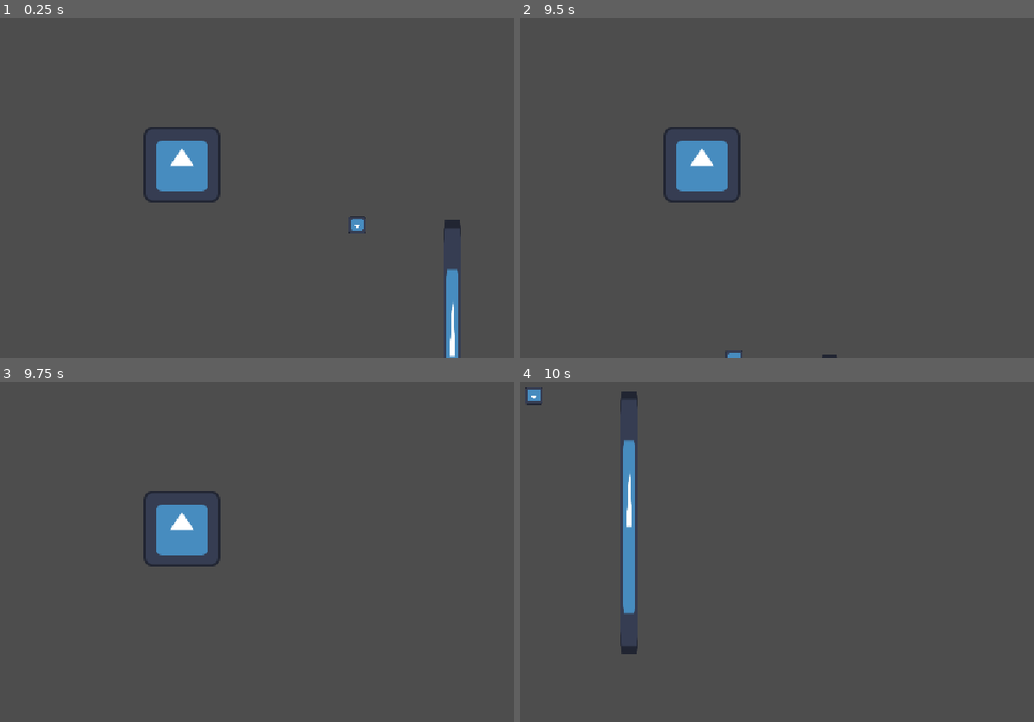
Above: before the commit, frames 1-4 (two rows, left to right).
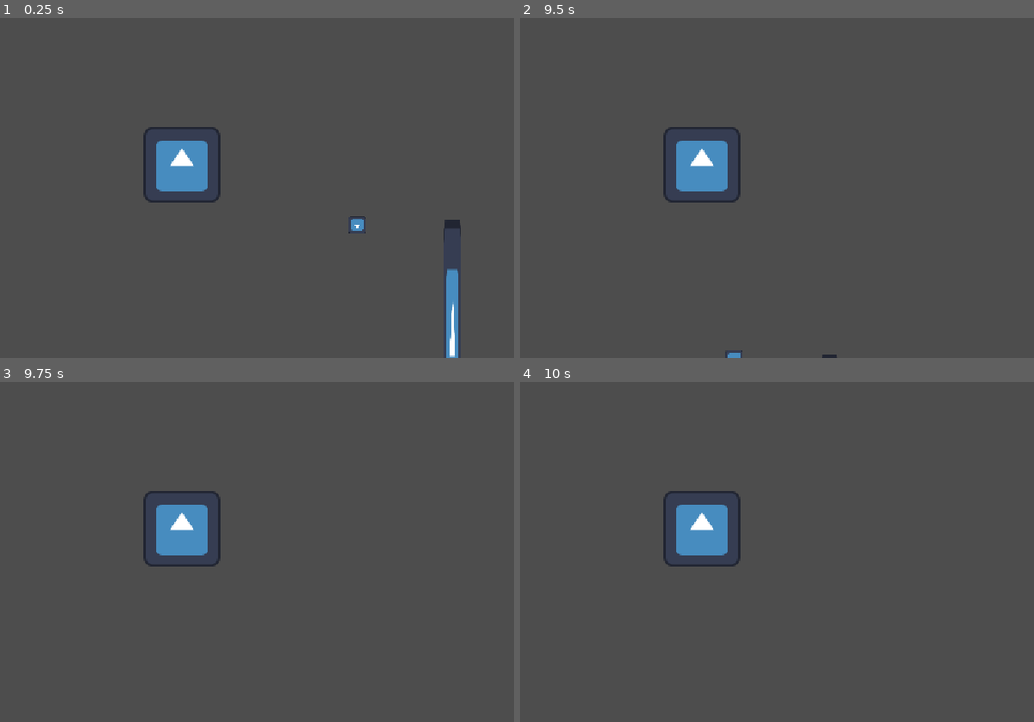
Above: after the commit, the same moments.

Repository: ChrisOnions/Gamejam26gmtk
Game: Godot game, scene res://scenes/main.tscn
Two runs of this game, one before a commit and one after it. Both use one fixed random seed, a clock stepped at 60 frames per second and the inputs below. The engine's default icon, where the game draws it, is replaced by a stand-in: a white triangle on a blue panel in a dark square.
Inputs:
- Up to frame 1 (0.25 s): no input
- Up to frame 2 (9.5 s): tap Enter at 0.5, 2.75, 4.25 s; hold W (Move_UP) 0.53-2.03 s; tap Space at 2, 3.5, 5 s; hold A (Move_Left) 2.03-3.53 s; hold S (Move_Down) 3.53-4.28 s; hold D (Move_Right) 4.28-5.03 s; hold W (Move_UP) 5.03-5.78 s; hold D (Move_Right) 5.78-8.03 s; hold S (Move_Down) 8.03-8.78 s; hold A (Move_Left) from 8.78 s (still down)
- Up to frame 3 (9.75 s): release A (Move_Left) at 9.53 s; hold W (Move_UP) from 9.53 s (still down)
- Up to frame 4 (10 s): keep holding W (Move_UP)

Frames 1-3 are identical in both runs. In frame 4, 3.4% of the frame differs, in the area x 1-43%, y 1-81%.

Commit message:
i have mixrd feelings about this one,.

Diff:
--- a/scenes/entities/sand.gd
+++ b/scenes/entities/sand.gd
@@ -2,7 +2,7 @@
 
 func _on_area_2d_body_entered(body: Node2D) -> void:
 	if body is PLAYER :
-		GameManager.player.add_sand()
+		GameManager.player.add_sand(1)
 		print(GameManager.player.max_sand)
 		self.queue_free()
 	pass # Replace with function body.
--- a/scenes/entities/sand_waterfall.gd
+++ b/scenes/entities/sand_waterfall.gd
@@ -2,8 +2,8 @@
 
 func _on_area_2d_body_entered(body: Node2D) -> void:
 	if body is PLAYER :#and not body.Sand_refilling:
-		body.is_refilling = true
+		body.start_refill()
 
 func _on_area_2d_body_exited(body: Node2D) -> void:
 	if body is PLAYER:
-		body.is_refilling = false
+		body.stop_refill()
--- a/scenes/player/Player_2d.tscn
+++ b/scenes/player/Player_2d.tscn
@@ -8,7 +8,6 @@
 
 [node name="Player2d" type="CharacterBody2D" unique_id=1764116379]
 script = ExtResource("1_as2q7")
-max_sand = 10.0
 
 [node name="Camera2D" type="Camera2D" parent="." unique_id=1227124696]
 
@@ -18,10 +17,3 @@
 
 [node name="Sprite2D" type="Sprite2D" parent="." unique_id=997297988]
 texture = ExtResource("2_ie5yh")
-
-[node name="Head_Timer" type="Timer" parent="." unique_id=559009034]
-
-[node name="Flip_Timer" type="Timer" parent="." unique_id=1156739409]
-
-[connection signal="timeout" from="Head_Timer" to="." method="_on_head_timer_timeout"]
-[connection signal="timeout" from="Flip_Timer" to="." method="_on_flip_timer_timeout"]
--- a/scenes/player/player_2d.gd
+++ b/scenes/player/player_2d.gd
@@ -2,28 +2,44 @@
 class_name PLAYER
 
 @export var sprite_2d: Sprite2D
-@export var max_sand: float = 10.0
-@export var drain_rate: float = 1.0     # sand lost per second
-@export var refill_rate: float = 4.0    # sand gained per second while in waterfall
+@export var max_sand: float = 60.0
+@export var drain_rate: float = 1.0
+@export var refill_rate: float = 2.0
+@export var grace_period: float = 3.0
 
-var current_sand: float
+var top_sand: float
+var bottom_sand: float
+var is_empty: bool = false
 var is_refilling: bool = false
+var grace_time_left: float = 0.0
 
 const SPEED = 300.0
 
 func _ready() -> void:
-	current_sand = max_sand
+	top_sand = max_sand / 2.0
+	bottom_sand = 0.0
 	GameManager.player = self
 
 func _physics_process(delta: float) -> void:
 	if is_refilling:
-		current_sand = min(current_sand + refill_rate * delta, max_sand)
+		bottom_sand = min(bottom_sand + refill_rate * delta, max_sand / 2.0)
+		if bottom_sand >= max_sand / 2.0:
+			flip()
+	elif top_sand > 0.0:
+		var amount = min(drain_rate * delta, top_sand)
+		top_sand -= amount
+		bottom_sand += amount
+		is_empty = false
 	else:
-		current_sand = max(current_sand - drain_rate * delta, 0.0)
-		if current_sand <= 0.0:
-			player_death()
+		if not is_empty:
+			is_empty = true
+			grace_time_left = grace_period
+		else:
+			grace_time_left -= delta
+			if grace_time_left <= 0.0:
+				player_death()
 
-	print(current_sand)  # swap for a sprite/UI update later
+	print("Top: ", int(top_sand), " Bottom: ", int(bottom_sand), " Grace: ", grace_time_left if is_empty else "-")
 
 	var input_dir := Input.get_vector("Move_Left", "Move_Right", "Move_UP", "Move_Down")
 	if input_dir:
@@ -32,14 +48,22 @@
 		velocity = velocity.move_toward(Vector2.ZERO, SPEED)
 	move_and_slide()
 
-func add_sand():
-	max_sand += 1
+func add_sand(amount: float = 1.0) -> void:
+	max_sand += amount
+	bottom_sand = min(bottom_sand + amount, max_sand / 2.0)
 
 func start_refill() -> void:
-	is_refilling = true
+	if not is_refilling:
+		bottom_sand = 0.0
+		is_refilling = true
 
 func stop_refill() -> void:
 	is_refilling = false
 
+func flip() -> void:
+	top_sand = bottom_sand
+	bottom_sand = 0.0
+	is_empty = false
+
 func player_death():
 	queue_free()
